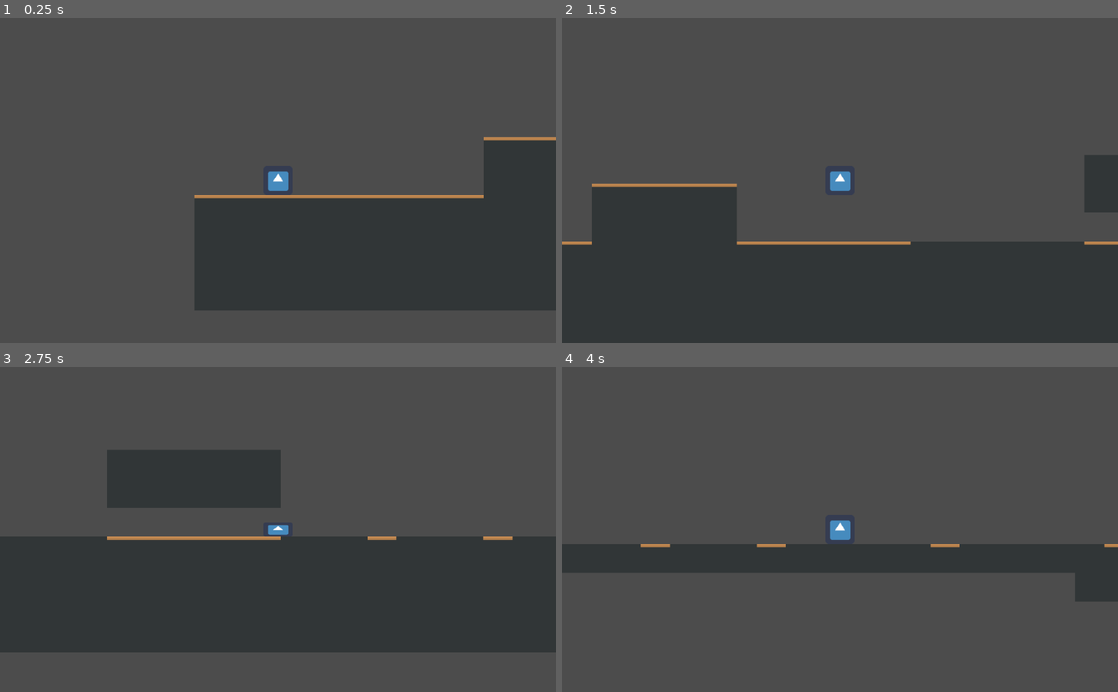
Above: before the commit, frames 1-4 (two rows, left to right).
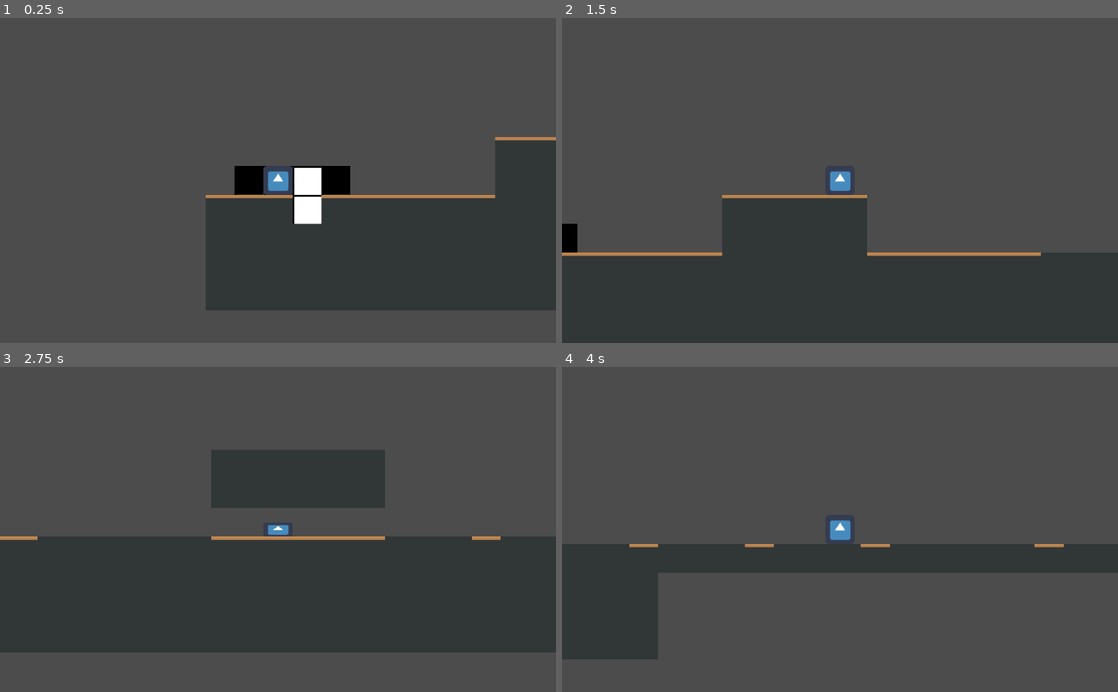
Above: after the commit, the same moments.

Repository: oleksadobush/Up_is_Down
Game: Godot game, scene res://Scenes/Main.tscn
Same seed, same stepped clock (60 frames per second), same inputs: the game is played once before the commit and once after it. The engine's default icon, where the game draws it, is replaced by a stand-in: a white triangle on a blue panel in a dark square.
Inputs:
- Up to frame 1 (0.25 s): no input
- Up to frame 2 (1.5 s): hold Right (RIGHT) from 0.53 s (still down); tap Up (UP) at 0.77 s
- Up to frame 3 (2.75 s): tap Up (UP) at 1.52 s; release Right (RIGHT) at 2.03 s; hold Down (DOWN) from 2.03 s (still down)
- Up to frame 4 (4 s): release Down (DOWN) at 2.78 s; hold Right (RIGHT) from 2.78 s (still down); tap Up (UP) at 3.02, 3.77 s

The runs differ from the first frame. In frame 1, 2.9% of the frame differs, in the area x 34-90%, y 36-90%; in frame 2, 12%, in the area x 0-100%, y 42-74%; in frame 3, 7.1%; in frame 4, 5.5%.

Commit message:
add tiles

Diff:
--- a/Scenes/Main.tscn
+++ b/Scenes/Main.tscn
@@ -1,13 +1,17 @@
-[gd_scene load_steps=7 format=2]
+[gd_scene load_steps=9 format=2]
 
 [ext_resource path="res://Assets/Art/Tilemap/medievalTile_156.png" type="Texture" id=1]
 [ext_resource path="res://Assets/Art/Tilemap/medievalTile_179.png" type="Texture" id=2]
 [ext_resource path="res://Scenes/Player.tscn" type="PackedScene" id=3]
+[ext_resource path="res://Assets/Art/Tilemap/WhiteIn_BlackOut.png" type="Texture" id=4]
 
 [sub_resource type="ConvexPolygonShape2D" id=3]
 points = PoolVector2Array( 0, 0, 64, 0, 64, 64, 0, 64 )
 
 [sub_resource type="ConvexPolygonShape2D" id=4]
+points = PoolVector2Array( 0, 0, 64, 0, 64, 64, 0, 64 )
+
+[sub_resource type="ConvexPolygonShape2D" id=5]
 points = PoolVector2Array( 0, 0, 64, 0, 64, 64, 0, 64 )
 
 [sub_resource type="TileSet" id=2]
@@ -53,13 +57,48 @@
 "shape_transform": Transform2D( 1, 0, 0, 1, 0, 0 )
 } ]
 1/z_index = 0
+2/name = "WhiteIn_BlackOut.png 2"
+2/texture = ExtResource( 4 )
+2/tex_offset = Vector2( 0, 0 )
+2/modulate = Color( 1, 1, 1, 1 )
+2/region = Rect2( 0, 0, 64, 64 )
+2/tile_mode = 0
+2/occluder_offset = Vector2( 0, 0 )
+2/navigation_offset = Vector2( 0, 0 )
+2/shape_offset = Vector2( 0, 0 )
+2/shape_transform = Transform2D( 1, 0, 0, 1, 0, 0 )
+2/shape = SubResource( 5 )
+2/shape_one_way = false
+2/shape_one_way_margin = 1.0
+2/shapes = [ {
+"autotile_coord": Vector2( 0, 0 ),
+"one_way": false,
+"one_way_margin": 1.0,
+"shape": SubResource( 5 ),
+"shape_transform": Transform2D( 1, 0, 0, 1, 0, 0 )
+} ]
+2/z_index = 0
+3/name = "WhiteIn_BlackOut.png 3"
+3/texture = ExtResource( 4 )
+3/tex_offset = Vector2( 0, 0 )
+3/modulate = Color( 1, 1, 1, 1 )
+3/region = Rect2( 64, 0, 64, 64 )
+3/tile_mode = 0
+3/occluder_offset = Vector2( 0, 0 )
+3/navigation_offset = Vector2( 0, 0 )
+3/shape_offset = Vector2( 0, 0 )
+3/shape_transform = Transform2D( 1, 0, 0, 1, 0, 0 )
+3/shape_one_way = false
+3/shape_one_way_margin = 0.0
+3/shapes = [  ]
+3/z_index = 0
 
 [node name="Main" type="Node2D"]
 
 [node name="TileMap" type="TileMap" parent="."]
 tile_set = SubResource( 2 )
 format = 1
-tile_data = PoolIntArray( -262057, 1, 0, -196521, 1, 0, -130 …(192 unchanged characters)…  1, 0, 31, 1, 0, 32, 1, 0, 87, 1, 0, 65546, 1, 0, 65547, 1, 0, 65548, 1, 0, 65549, 1, 0, 65550, 1, 0, 65623, 1, 0, 131072, 0, 0, 131073, 0, 0, 131074, 0, 0, 131075, 0, 0, 131076, 0, 0, 131077, 0, 0, 131078, …(3101 unchanged characters)…
+tile_data = PoolIntArray( -262057, 1, 0, -196521, 1, 0, -130 …(192 unchanged characters)…  1, 0, 31, 1, 0, 32, 1, 0, 87, 1, 0, 65537, 3, 0, 65538, 3, 0, 65539, 2, 0, 65540, 3, 0, 65546, 1, 0, 65547, 1, 0, 65548, 1, 0, 65549, 1, 0, 65550, 1, 0, 65623, 1, 0, 131072, 0, 0, 131073, 0, 0, 131074, 0, 0, 131075, 2, 0, 131076, 0, 0, 131077, 0, 0, 131078, …(3101 unchanged characters)…
 
 [node name="Player" parent="." instance=ExtResource( 3 )]
 position = Vector2( 35, 31 )
--- /dev/null
+++ b/Scenes/MovableFloor.tscn
@@ -0,0 +1,17 @@
+[gd_scene load_steps=3 format=2]
+
+[ext_resource path="res://Assets/Art/Tilemap/medievalTile_156.png" type="Texture" id=1]
+
+[sub_resource type="Animation" id=1]
+resource_name = "collapse"
+
+[node name="MovableFloor" type="StaticBody2D"]
+
+[node name="Sprite" type="Sprite" parent="."]
+texture = ExtResource( 1 )
+
+[node name="CollisionShape" type="CollisionPolygon2D" parent="."]
+polygon = PoolVector2Array( 35, 35, -35, 35, -35, -35, 35, -35 )
+
+[node name="AnimationPlayer" type="AnimationPlayer" parent="."]
+anims/collapse = SubResource( 1 )
Not shown, added: Assets/Art/Tilemap/WhiteIn_BlackOut.png.import
